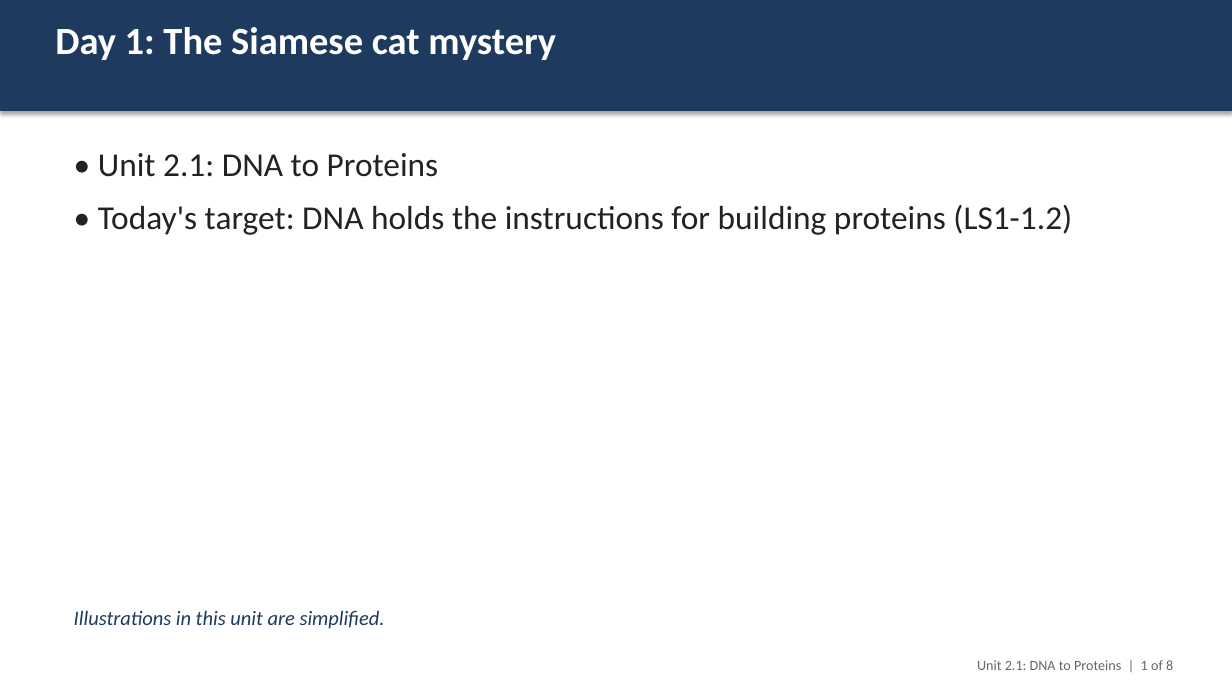
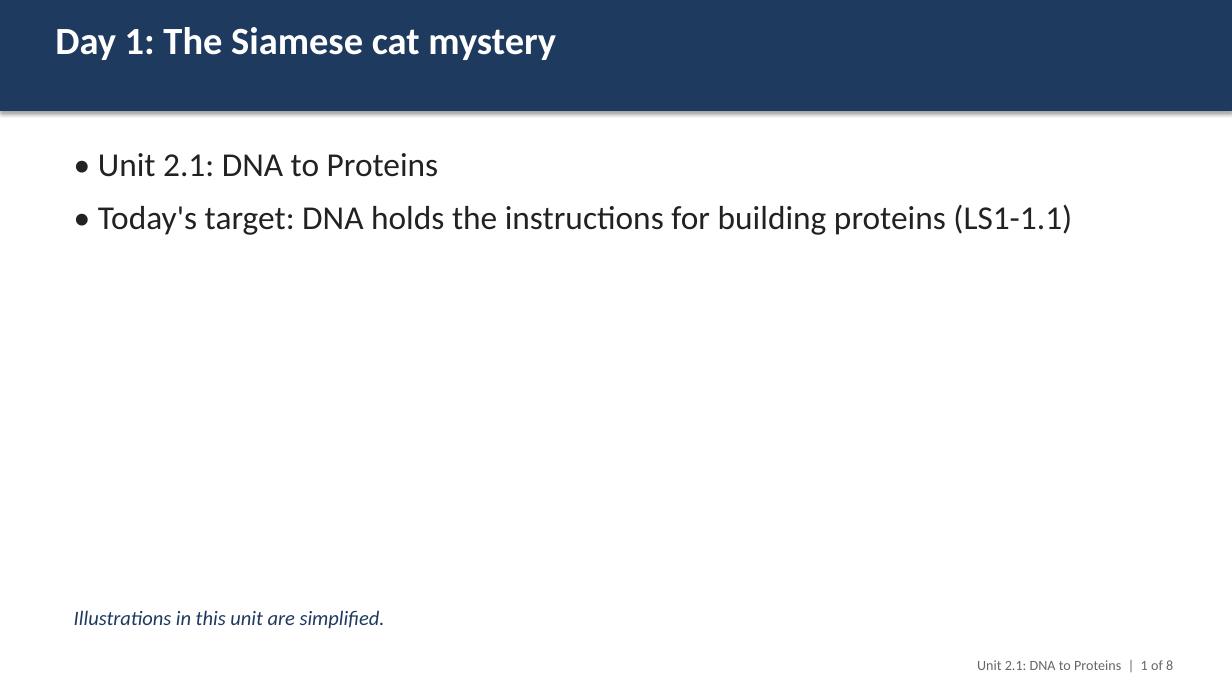
Before and after one commit to ellenrenick/LivingEarth, a slide deck: slide 1 of assessments/HS-LS1-1/slides/Day_1_Launch_with_the_Siamese_cat.pptx. Drawn at 1232x693 pixels with LibreOffice and Linux fonts; fonts in the diff are those of the drawing. Boxes give left, top, right and bottom in pixels: in the first picture for what was removed or moved away, otherwise in the second. Text is boxed around its words. In the diff, an @@ line names an element or a change of style, - is before the commit and + after.

```diff
--- a/assessments/HS-LS1-1/slides/Day_1_Launch_with_the_Siamese_cat.pptx
+++ b/assessments/HS-LS1-1/slides/Day_1_Launch_with_the_Siamese_cat.pptx
@@ text at (x1=98, y1=205, x2=1072, y2=235): text changed @@
-• Today's target: DNA holds the instructions for building proteins (LS1-1.2)
+• Today's target: DNA holds the instructions for building proteins (LS1-1.1)
```
Also in this commit, not shown: 1 other slide changed, 20 other files.
